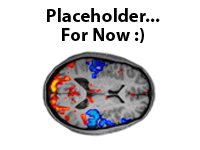
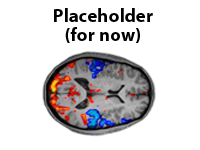
Layers edited between the first and the second w=200, h=150 image:
painted on "title" over [47, 8, 160, 43]
